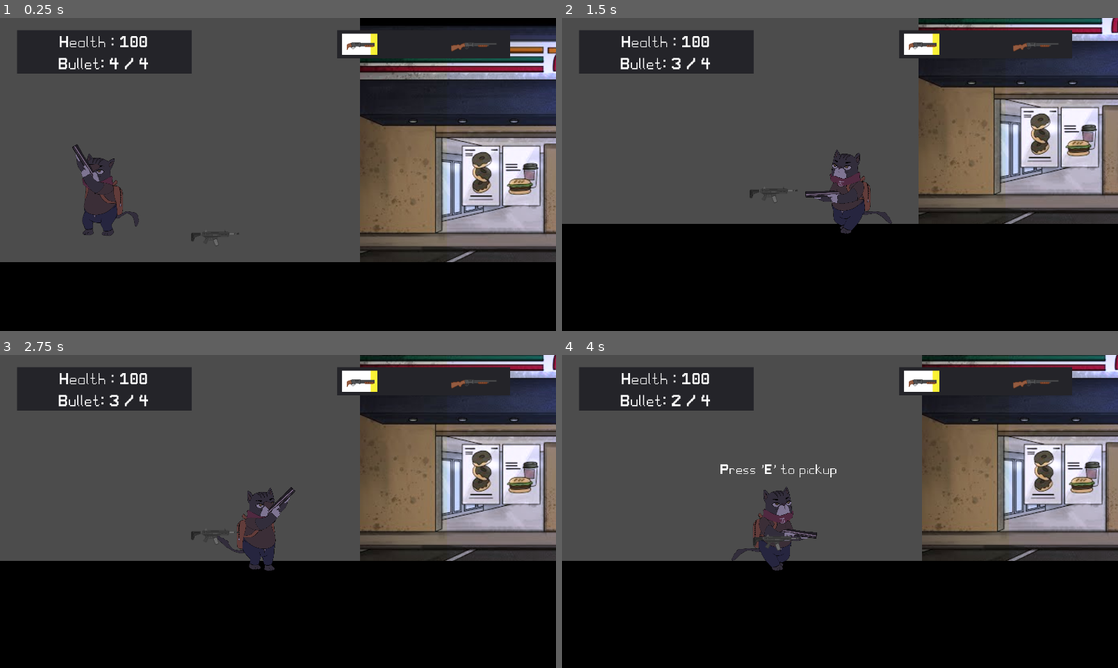
Above: before the commit, frames 1-4 (two rows, left to right).
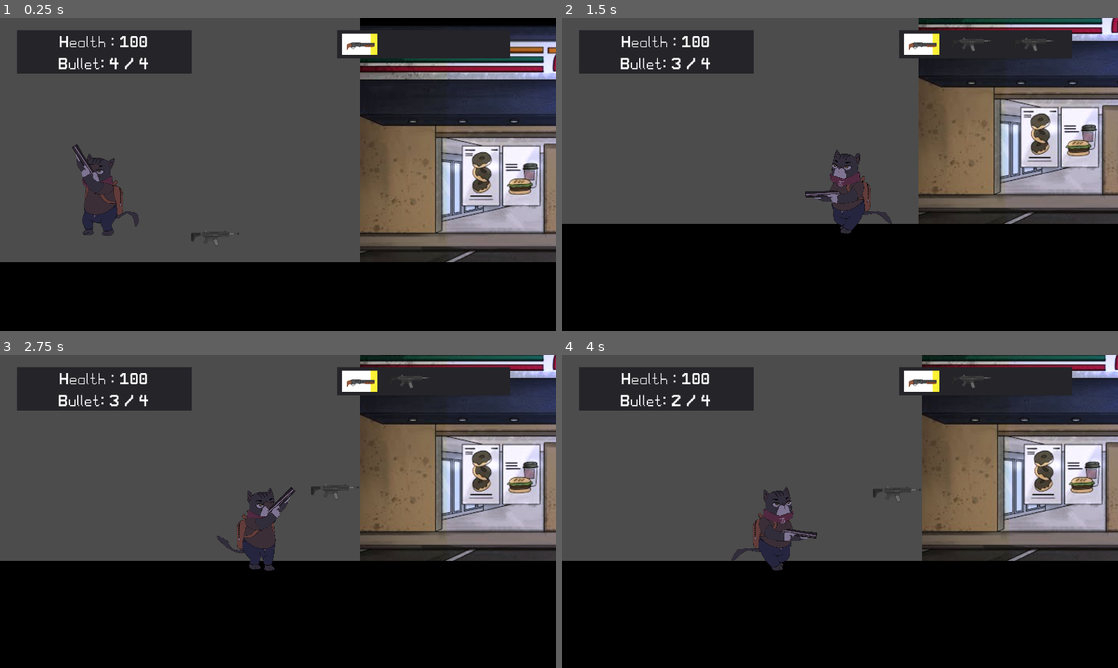
Above: after the commit, the same moments.

Repository: jjartssss/Shotgun-Glors
Game: Godot game, scene res://scenes/TestMap.tscn
Same seed, same stepped clock (60 frames per second), same inputs: the game is played once before the commit and once after it. The engine's default icon, where the game draws it, is replaced by a stand-in: a white triangle on a blue panel in a dark square.
Inputs (mouse positions are in pixels of both pictures, inside the frame that each line leads up to):
- Up to frame 1 (0.25 s): no input
- Up to frame 2 (1.5 s): tap Enter at 0.5 s; move the mouse to (962, 158) at 0.52 s; hold D (move_right) from 0.53 s (still down); tap X (drop_item) at 0.6 s; click (962, 158) at 0.67 s; tap E (interact) at 0.8, 1.25, 1.35 s; move the mouse to (728, 190) at 1.27 s
- Up to frame 3 (2.75 s): tap 3 (weapon_three, bound only after the commit) at 1.55, 2.1 s; move the mouse to (333, 442) at 2.02 s; release D (move_right) at 2.03 s; hold A (move_left) from 2.03 s (still down); tap X (drop_item) at 2.3 s
- Up to frame 4 (4 s): move the mouse to (812, 574) at 2.77 s; release A (move_left) at 2.78 s; hold D (move_right) from 2.78 s (still down); right-click (812, 574) at 2.85 s; click (812, 574) at 2.92 s; tap E (interact) at 3.05 s; move the mouse to (1006, 558) at 3.52 s; tap X (drop_item) at 3.6 s; tap 3 (weapon_three, bound only after the commit) at 3.8 s

The runs differ from the first frame. In frame 1, less than 0.1% of the frame differs, in the area x 81-90%, y 8-11%; in frame 2, 0.2%; in frame 3, 0.2%; in frame 4, 0.4%, in the area x 28-90%, y 6-63%.

Commit message:
Done changing weapons count from two to three

Diff:
--- a/prefabs/player/HandRot.gd
+++ b/prefabs/player/HandRot.gd
@@ -42,7 +42,7 @@
 		if gun is GunResource:
 			AddToGunCollection(gun)
 	CurrentGunResource = PlayerStats.GunsInHand[0]
-	GameManager.UpdateGunCollection(CurrentGunResource.GunSprite, null)
+	GameManager.UpdateGunCollection(CurrentGunResource.GunSprite, null, null)
 
 func PickupGun():
 	if PlayerStats.GunsInHand.size() >= 2:
@@ -54,7 +54,7 @@
 	PlayerStats.GunsInHand.append(gun)
 	print(gun.GunName + " is added to collection")
 	if PlayerStats.GunsInHand.size() >= 2:
-		GameManager.UpdateGunCollection(PlayerStats.GunsInHand[0].GunSprite,PlayerStats.GunsInHand[1].GunSprite)
+		GameManager.UpdateGunCollection(PlayerStats.GunsInHand[0].GunSprite,PlayerStats.GunsInHand[1].GunSprite, null)
 		pass
 
 
@@ -141,6 +141,8 @@
 		SwitchGun(0)
 	if Input.is_action_just_pressed("weapon_two") and !isReloading:
 		SwitchGun(1)
+	if Input.is_action_just_pressed("weapon_three") and !isReloading:
+		SwitchGun(2)
 
 	if Input.is_action_just_pressed("drop_item") and CurrentGunResource.GunName != "ShotGun":
 		DropGun()
@@ -153,10 +155,22 @@
 	droppedGun.gunSprite = CurrentGunResource.GunSprite
 	droppedGun.whatGun.BulletLeft = CurrentGunResource.BulletLeft
 	droppedGun.gun_sprite.texture = CurrentGunResource.GunSprite
-	PlayerStats.GunsInHand.pop_back()
+	# get dropped gun position in the gunslist
+#	for i in range(PlayerStats.GunsInHand.size()-1):
+#		if i == 2:
+#			PlayerStats.GunsInHand.pop_back()
+#			break
+#		if PlayerStats.GunsInHand[i].GunName == CurrentGunResource.GunName:
+#			PlayerStats.GunsInHand.remove(i)
+	PlayerStats.GunsInHand.erase(CurrentGunResource)
+#	PlayerStats.GunsInHand.pop_back()
 	SwitchGun(0)
 	print(PlayerStats.GunsInHand)
-	GameManager.UpdateGunCollection(CurrentGunResource.GunSprite, null)
+	if PlayerStats.GunsInHand.size() == 2:
+		GameManager.UpdateGunCollection(PlayerStats.GunsInHand[0].GunSprite,PlayerStats.GunsInHand[1].GunSprite, null)
+	elif PlayerStats.GunsInHand.size() > 2:
+		GameManager.UpdateGunCollection(PlayerStats.GunsInHand[0].GunSprite,PlayerStats.GunsInHand[1].GunSprite, PlayerStats.GunsInHand[2].GunSprite)
+
 
 func AddBulletEffects():
 	randomize()
--- a/project.godot
+++ b/project.godot
@@ -127,6 +127,11 @@
 "events": [ Object(InputEventKey,"resource_local_to_scene":false,"resource_name":"","device":0,"alt":false,"shift":false,"control":false,"meta":false,"command":false,"pressed":false,"scancode":0,"physical_scancode":88,"unicode":0,"echo":false,"script":null)
  ]
 }
+weapon_three={
+"deadzone": 0.5,
+"events": [ Object(InputEventKey,"resource_local_to_scene":false,"resource_name":"","device":0,"alt":false,"shift":false,"control":false,"meta":false,"command":false,"pressed":false,"scancode":0,"physical_scancode":51,"unicode":0,"echo":false,"script":null)
+ ]
+}
 
 [physics]
 
--- a/scenes/GameManager.gd
+++ b/scenes/GameManager.gd
@@ -16,13 +16,18 @@
 func UpdateBulletUI():
 	txt_bullet.text = "Bullet: " + str(PlayerStats.GunCurrentBullet) + " / " + str(PlayerStats.GunMaxBullet)
 
-func UpdateGunCollection(GunOne : Texture, GunTwo : Texture):
+func UpdateGunCollection(GunOne : Texture, GunTwo : Texture, GunThree : Texture):
+
 	if GunOne != null:
 		gun_one.texture = GunOne
 	if GunTwo != null:
 		gun_two.texture = GunTwo
 	else:
 		gun_two.texture = null
+	if GunThree != null:
+		gun_three.texture = GunThree
+	else:
+		gun_three.texture = null
 
 func SwitchGuns(whatGun: int):
 	OffAllGunSelected()
--- a/scripts/Components/Pickable.gd
+++ b/scripts/Components/Pickable.gd
@@ -22,7 +22,7 @@
 	if canPickup:
 		if Input.is_action_just_pressed("interact"):
 			print("working ba? " + str(PlayerStats.GunsInHand.size()))
-			if PlayerStats.GunsInHand.size() < 2:
+			if PlayerStats.GunsInHand.size() < 3:
 				AddToGunCollection(whatGun)
 			else:
 				print("Already has two guns")
@@ -39,5 +39,9 @@
 	print(gun.GunName + " is added to collection")
 	var root = get_tree().current_scene
 	gameManager = root.find_node("GameManager")
-	gameManager.UpdateGunCollection(PlayerStats.GunsInHand[0].GunSprite,PlayerStats.GunsInHand[1].GunSprite)
+	if PlayerStats.GunsInHand.size() == 2:
+		gameManager.UpdateGunCollection(PlayerStats.GunsInHand[0].GunSprite,PlayerStats.GunsInHand[1].GunSprite, null)
+	elif PlayerStats.GunsInHand.size() > 2:
+		gameManager.UpdateGunCollection(PlayerStats.GunsInHand[0].GunSprite,PlayerStats.GunsInHand[1].GunSprite, PlayerStats.GunsInHand[2].GunSprite)
+
 	queue_free()
